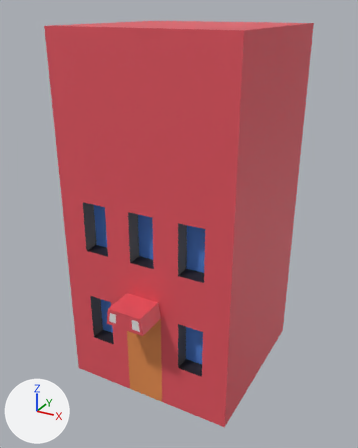
Two versions of the FBX model Assets/Models/house.fbx, one commit apart.
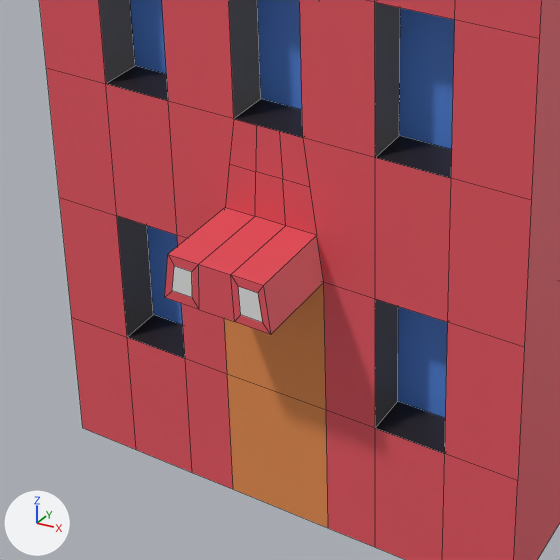
Old and new are each drawn whole from a 50 mm camera at (12.57, -23.88, 20.84) aimed at (0.06, -1.12, 9.46) and again close up on the part from 14% to 67% of the width and 50% to 92% of the height. Arrows for +X, +Y and +Z are at lower left; the lights stay in place. The close-ups show mesh edges as thin lines. Where no turn or scale is listed for an object, it has been applied to the vertices.
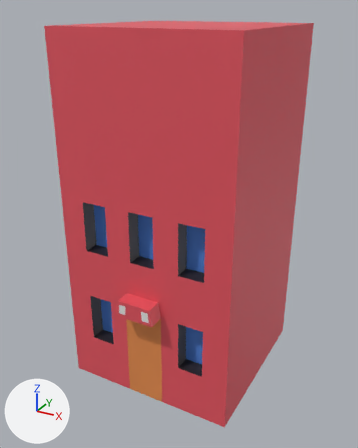
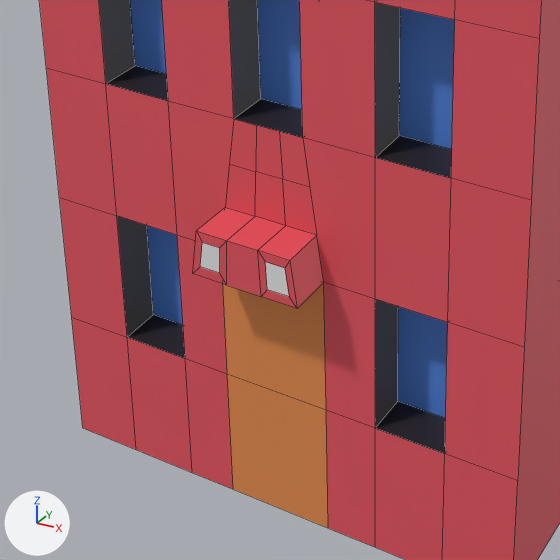
The edits, one by one:
me_cube has 116 vertices, 98 faces and spans x -5.0..5.0, y -6.8..5.0, z -10.0..10.0.
me_cube is used by ob_cube; location (0.0, 0.0, 10.0).
me_cube part 1: all 16 vertices in x -1.1..1.1, y -6.8, z -4.3..-3.3 are moved by (0.0, 0.8, 0.0).

Where the change shows, as pixel boxes [x1, y1, x2, y2] in the close-ups (560 x 560 px; the box of a moved part takes in the faces that stretch with it):
part 1 of me_cube, moved or reshaped: before [165, 207, 324, 334]; after [193, 207, 324, 308]
